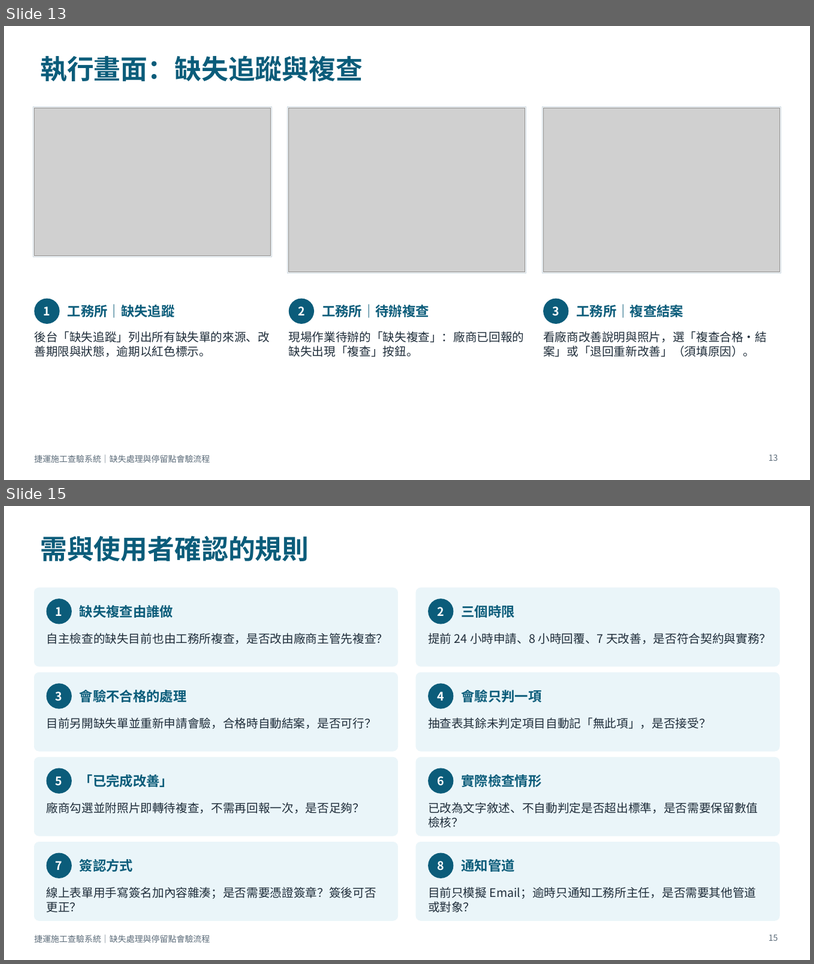
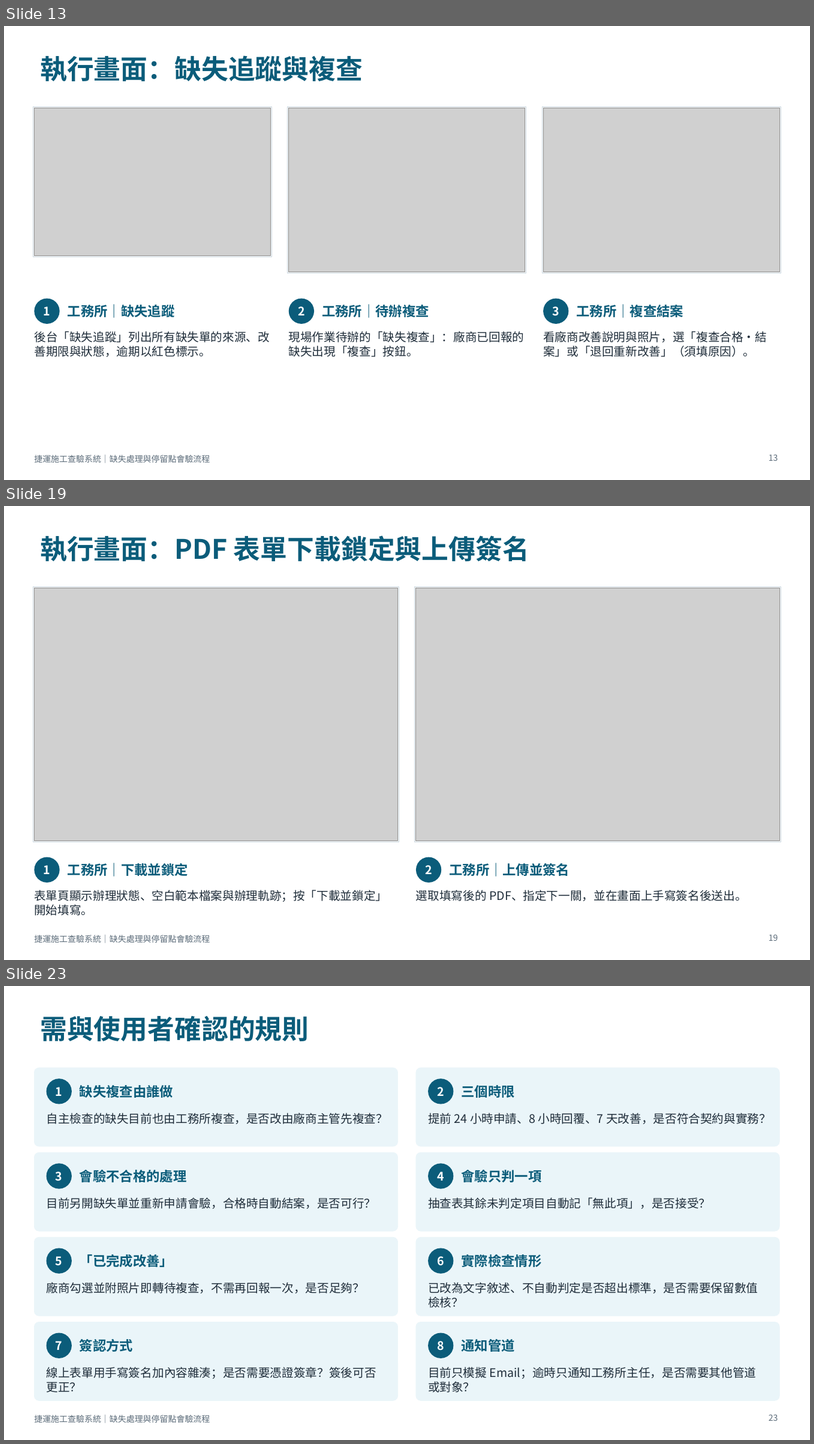
Before and after one commit to brianchou7310/MRT-Construction-QMS, a slide deck: 捷運施工查驗系統_缺失與停留點流程說明.pptx. Shown one above the other, each under a label of ours: slides 13 and 15 before the commit, slides 13, 19 and 23 after it; the slides between them are not shown. The pictures are 814x964 and 814x1444 pixels, drawn with LibreOffice and Linux fonts; fonts in the diff are those of the drawing; grey boxes stand for pictures. Boxes give left, top, right and bottom in pixels: in the first picture for what was removed or moved away, otherwise in the second. Text is boxed around its words. In the diff, an @@ line names an element or a change of style, - is before the commit and + after.

```diff
--- a/捷運施工查驗系統_缺失與停留點流程說明.pptx
+++ b/捷運施工查驗系統_缺失與停留點流程說明.pptx
@@ slide 19 added at [4, 506, 810, 960], background #FFFFFF; not listed: 1 template element that a slide beside it also shows @@
@@ title added at [40, 535, 530, 561], 32 pt, text #0B5C7A, bold @@
+執行畫面：PDF 表單下載鎖定與上傳簽名
@@ rectangle added at [33, 586, 399, 842], fill #FFFFFF, outline #C9D6DE 0.75 pt @@
@@ picture added at [34, 588, 398, 841] @@
@@ rectangle added at [415, 586, 781, 842], fill #FFFFFF, outline #C9D6DE 0.75 pt @@
@@ picture added at [417, 588, 780, 841] @@
@@ ellipse added at [34, 857, 60, 882], fill #0B5C7A, 14 pt, text #FFFFFF, bold @@
+1
@@ text added at [68, 862, 188, 876], 16 pt, text #0B5C7A, bold @@
+工務所｜下載並鎖定
@@ ellipse added at [417, 857, 442, 882], fill #0B5C7A, 14 pt, text #FFFFFF, bold @@
+2
@@ text added at [449, 862, 570, 876], 16 pt, text #0B5C7A, bold @@
+工務所｜上傳並簽名
@@ text added at [34, 889, 387, 915], 14 pt, text #1F2D3A @@
+表單頁顯示辦理狀態、空白範本檔案與辦理軌跡；按「下載並鎖定」開始填寫。
@@ text added at [416, 889, 747, 901], 14 pt, text #1F2D3A @@
+選取填寫後的 PDF、指定下一關，並在畫面上手寫簽名後送出。
@@ page number added at [769, 934, 779, 940], 10 pt, text #5B6B79 @@
+19
@@ what was slide 15 is now slide 23 @@
@@ page number at [769, 1414, 779, 1420]: text changed @@
-15
+23
```
Also in this commit, not shown: 1 slide changed, 7 other slides added, 1 other file.
